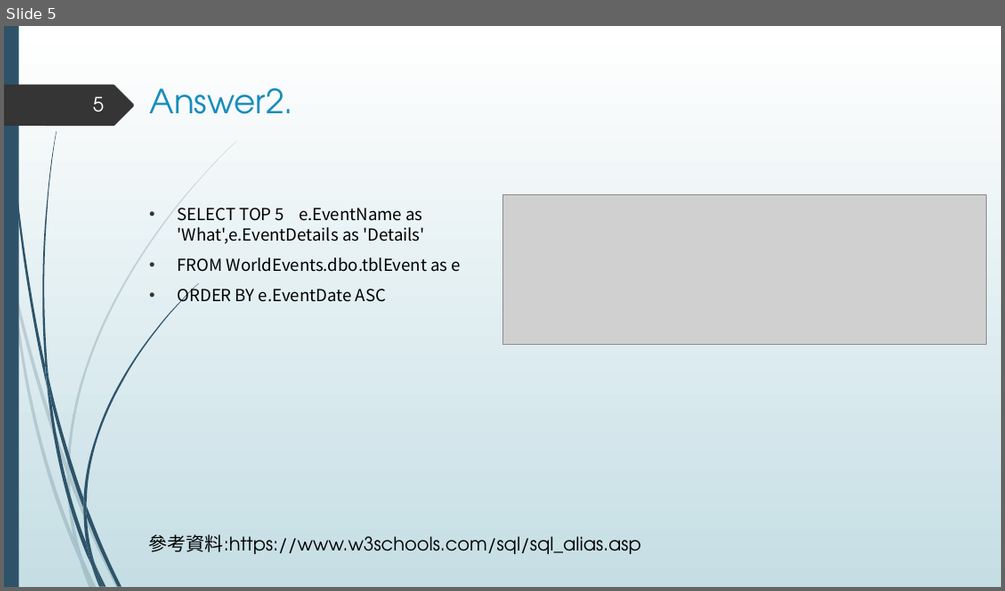
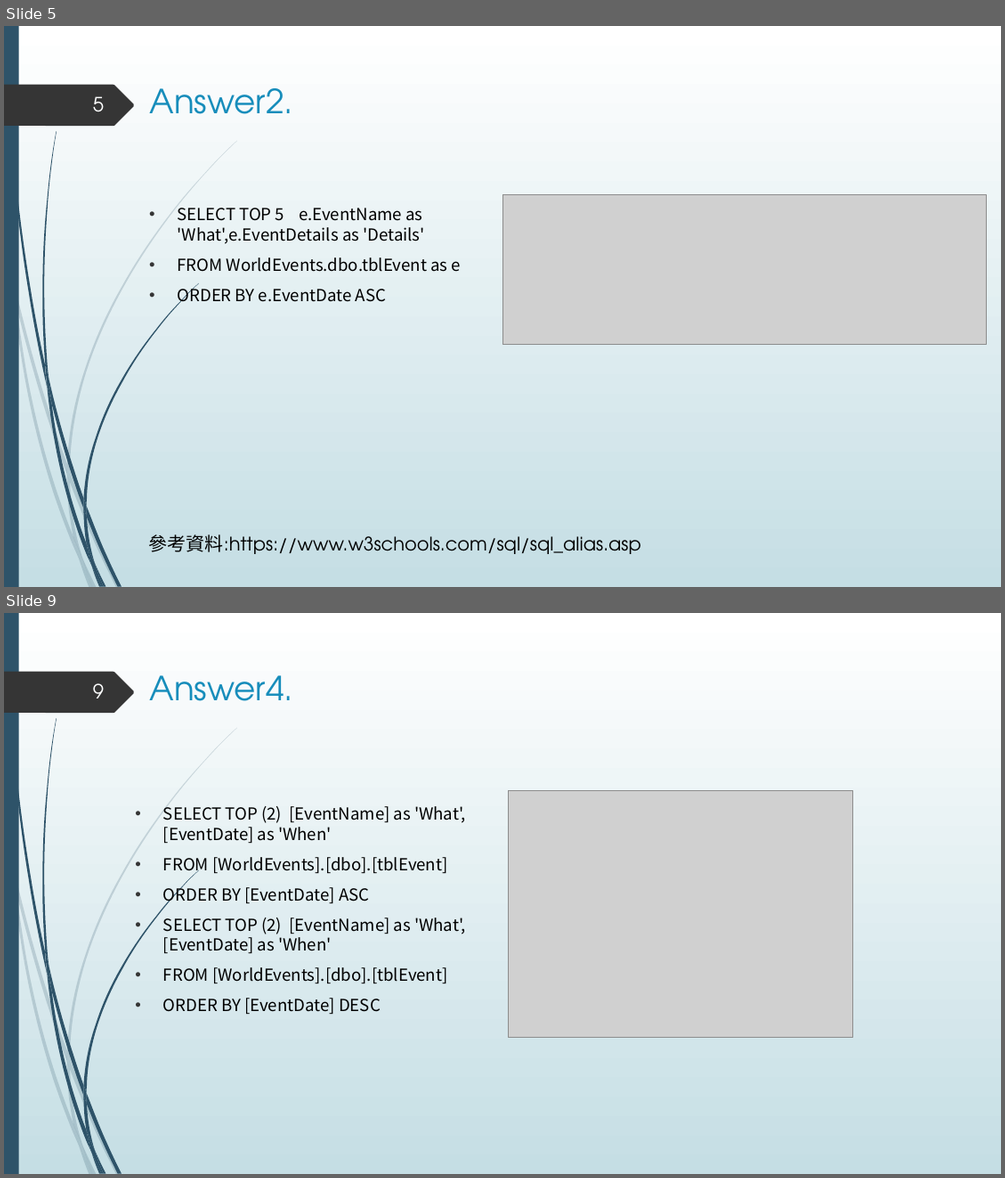
Before and after one commit to hsu0808/mssql-learning-2023-summer, a slide deck: sql answer.pptx. Shown one above the other, each under a label of ours: slide 5 before the commit, slides 5 and 9 after it; the slides between them are not shown. The pictures are 1005x591 and 1005x1178 pixels, drawn with LibreOffice and Linux fonts; fonts in the diff are those of the drawing; grey boxes stand for pictures. Boxes give left, top, right and bottom in pixels: in the first picture for what was removed or moved away, otherwise in the second. Text is boxed around its words. In the diff, an @@ line names an element or a change of style, - is before the commit and + after.

```diff
--- a/sql answer.pptx
+++ b/sql answer.pptx
@@ slide 9 added at (4, 613, 1001, 1174), background gradient #FFFFFF to #C5DEE5; not listed: 24 template elements that a slide beside it also shows @@
@@ page number added at (93, 683, 104, 698), 19 pt, text #FEFFFF @@
+9
@@ title added at (149, 675, 293, 701), 32 pt, text #178DBB @@
+Answer4.
@@ picture added at (509, 790, 853, 1037) @@
@@ text added at (163, 806, 466, 1013), 16 pt, text #000000 @@
+• SELECT TOP (2) [EventName] as 'What',[EventDate] as 'When'
+• FROM [WorldEvents].[dbo].[tblEvent]
+• ORDER BY [EventDate] ASC
+• SELECT TOP (2) [EventName] as 'What',[EventDate] as 'When'
+• FROM [WorldEvents].[dbo].[tblEvent]
+• ORDER BY [EventDate] DESC
```
Also in this commit, not shown: 2 slides changed, 3 other slides added.
